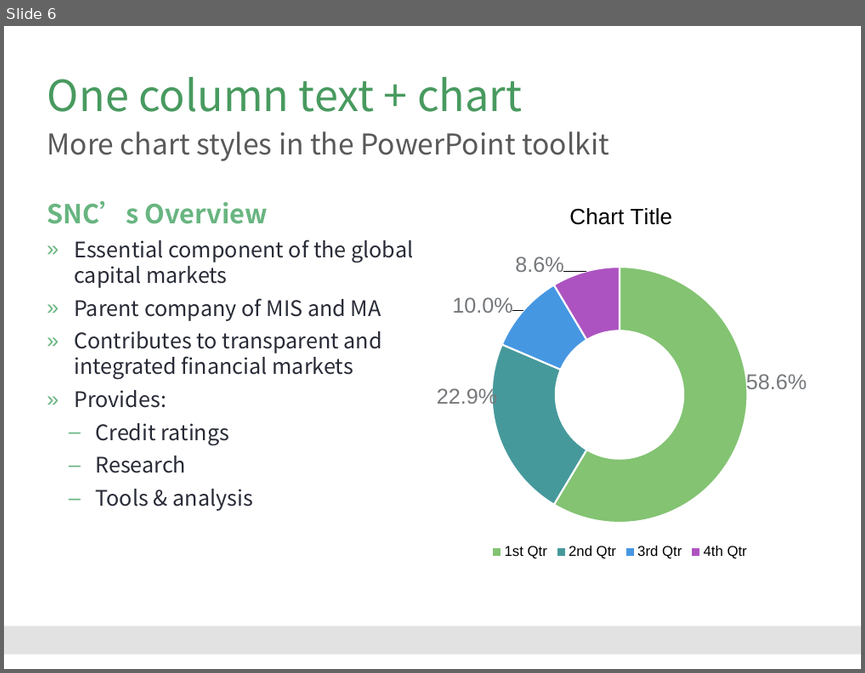
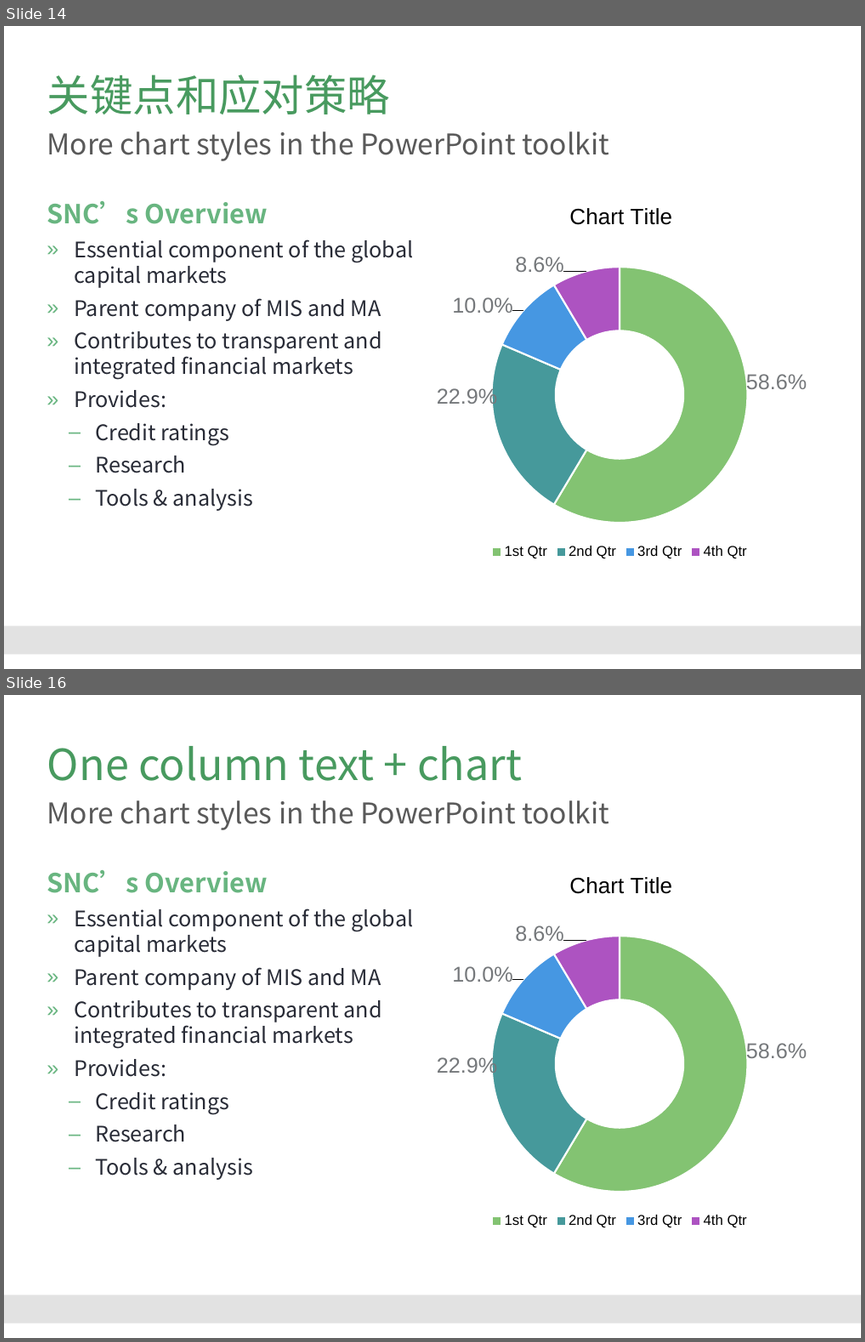
Before and after one commit to Catfeeds/DOC, a slide deck: 阿曼/proposal for Oman.pptx. Shown one above the other, each under a label of ours: slide 6 before the commit, slides 14 and 16 after it; the slides between them are not shown. The pictures are 865x673 and 865x1342 pixels, drawn with LibreOffice and Linux fonts; fonts in the diff are those of the drawing; background and template pictures are left out. Boxes give left, top, right and bottom in pixels: in the first picture for what was removed or moved away, otherwise in the second. Text is boxed around its words. In the diff, an @@ line names an element or a change of style, - is before the commit and + after.

```diff
--- a/阿曼/proposal for Oman.pptx
+++ b/阿曼/proposal for Oman.pptx
@@ slide 14 added at [4,26,861,669], background #FFFFFF; not listed: 1 template element that a slide beside it also shows @@
@@ title added at [47,74,390,114], 36 pt, text #489A5F @@
+关键点和应对策略
@@ text added at [46,131,609,161], 24 pt, text #595959 @@
+More chart styles in the PowerPoint toolkit
@@ text added at [46,201,413,510], 18 pt, text #282B36 @@
+SNC’s Overview
+  » Essential component of the global capital markets
+  » Parent company of MIS and MA
+  » Contributes to transparent and integrated financial markets
+  » Provides:
+    – Credit ratings
+    – Research
+    – Tools & analysis
@@ doughnut chart added at [407,198,833,562] @@
+title "Chart Title"
+categories: 1st Qtr, 2nd Qtr, 3rd Qtr, 4th Qtr
+Series 1: 58.6, 22.9, 10, 8.6
@@ what was slide 6 is now slide 16 @@
```
Also in this commit, not shown: 3 slides changed, 8 other slides added, 4 other files.
